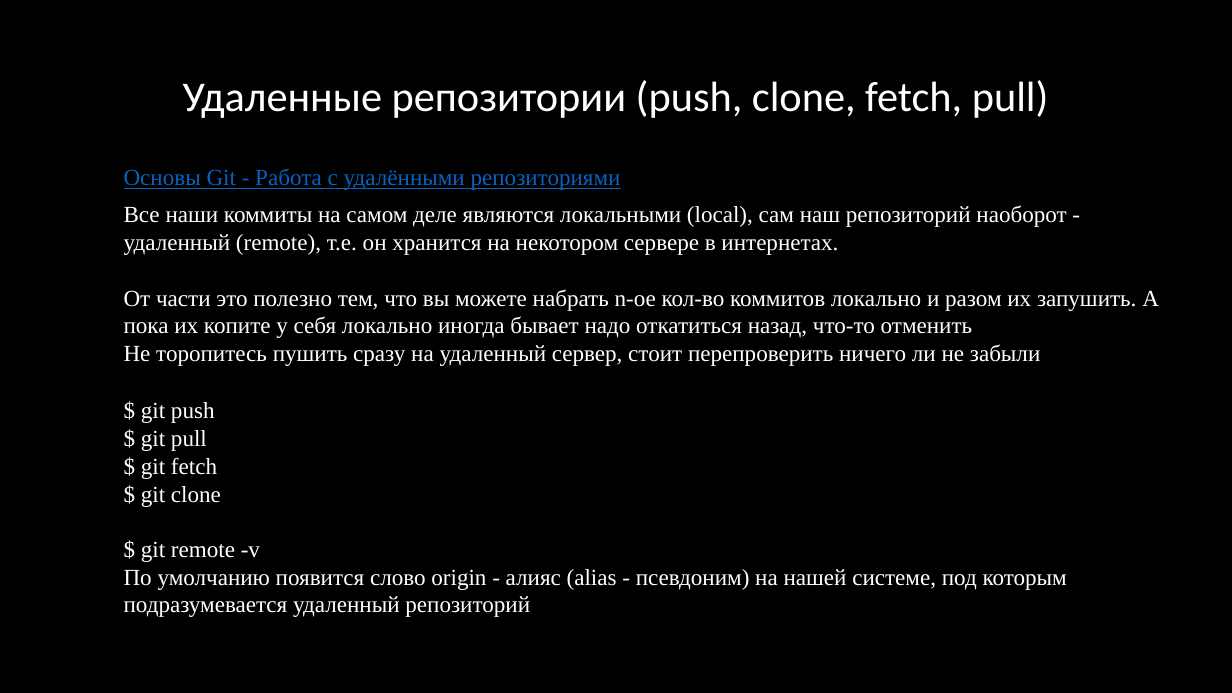
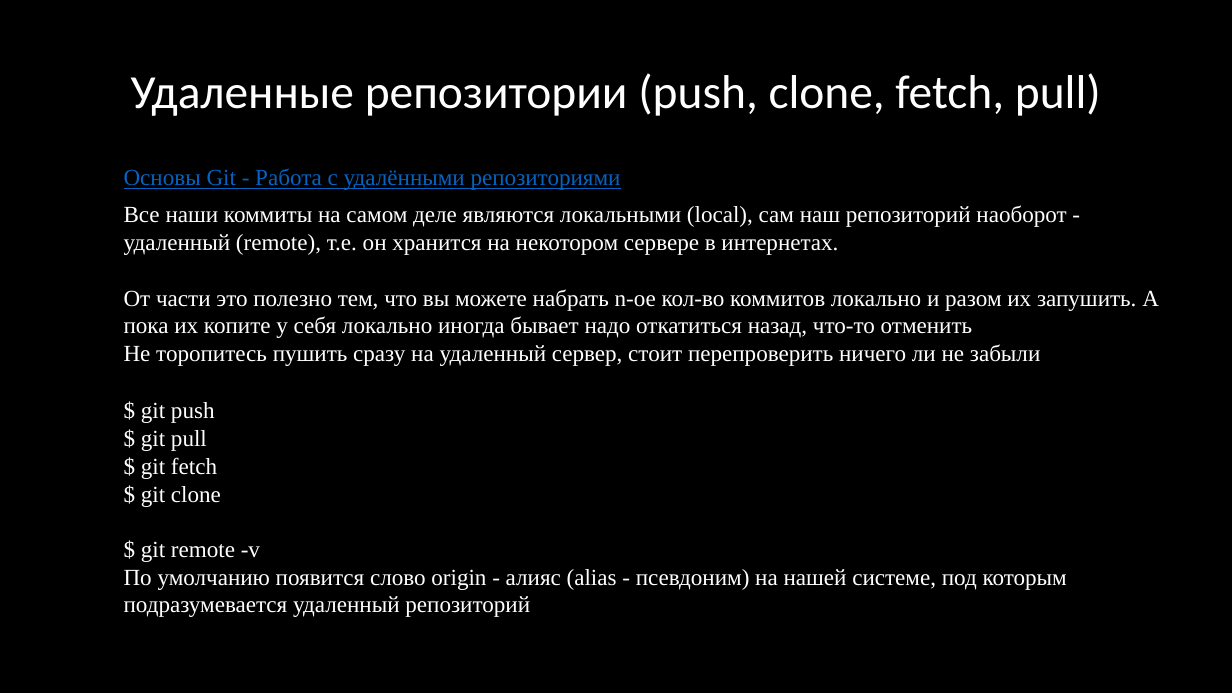
Before and after one commit to kruffka/C-Programming, a slide deck: slide 20 of 9_git/9_git.pptx (slide 19 before the commit). Drawn at 1232x693 pixels with LibreOffice and Linux fonts; fonts in the diff are those of the drawing. Boxes give left, top, right and bottom in pixels: in the first picture for what was removed or moved away, otherwise in the second. Text is boxed around its words. In the diff, an @@ line names an element or a change of style, - is before the commit and + after.

```diff
--- a/9_git/9_git.pptx
+++ b/9_git/9_git.pptx
@@ text "Удаленные репозитории (push, clone, fetch, ..." at (131,73,1101,116): size 33 to 37 pt; line spacing 0.7 to 0.9 @@
```
Also in this commit, not shown: 5 other slides changed, 3 slides added, 1 slide removed, 4 other files.
